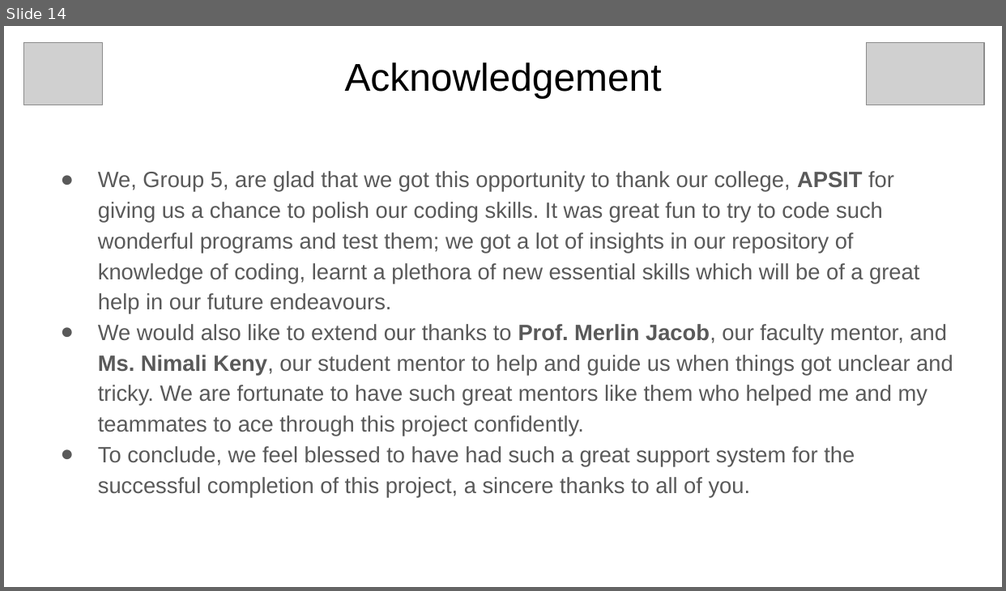
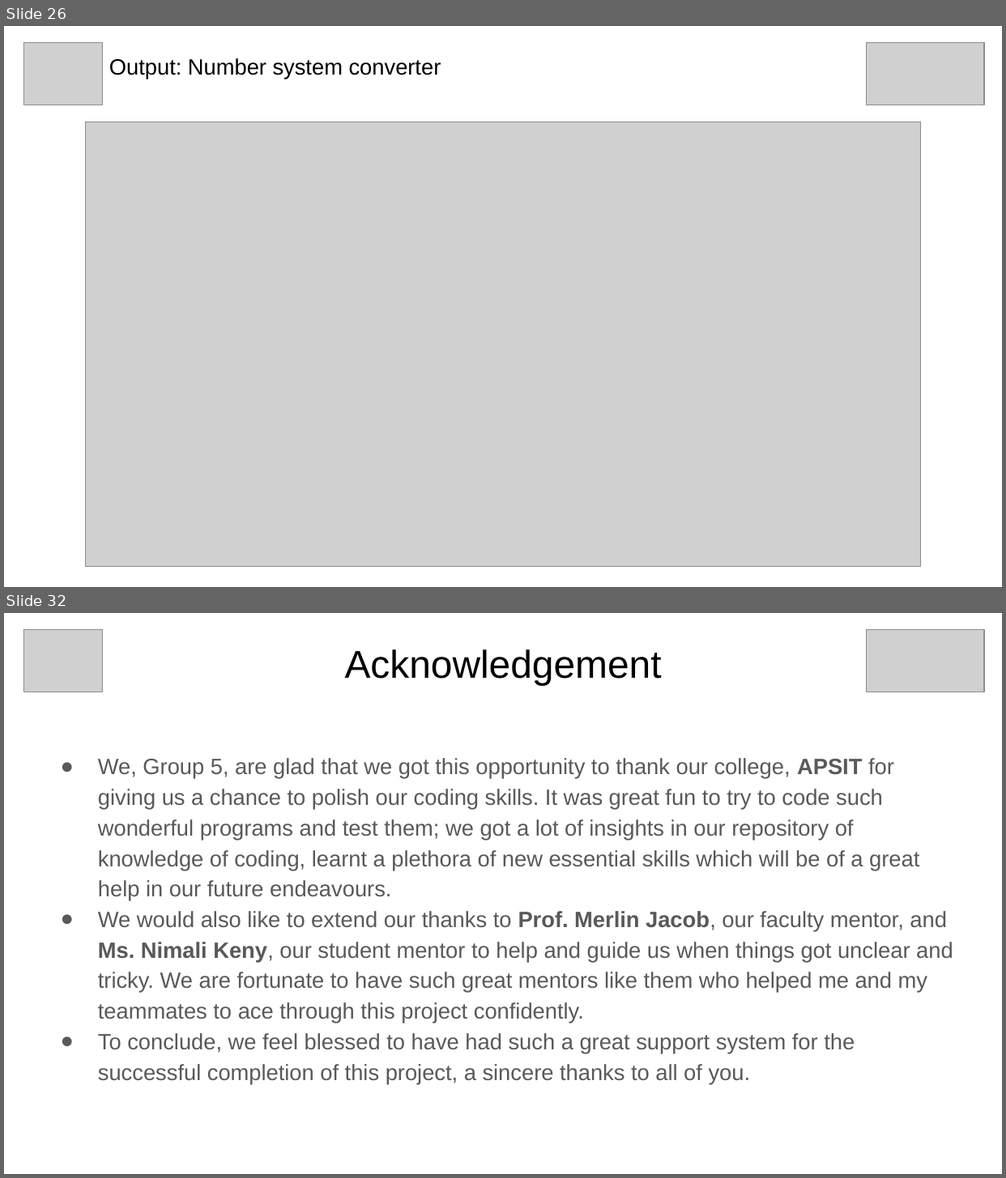
Before and after one commit to grey-hat2003/internship-project, a slide deck: docs/PyPptB2_5.pptx. Shown one above the other, each under a label of ours: slide 14 before the commit, slides 26 and 32 after it; the slides between them are not shown. The pictures are 1006x591 and 1006x1178 pixels, drawn with LibreOffice and Linux fonts; fonts in the diff are those of the drawing; grey boxes stand for pictures; background and template pictures are left out. Boxes give left, top, right and bottom in pixels: in the first picture for what was removed or moved away, otherwise in the second. Text is boxed around its words. In the diff, an @@ line names an element or a change of style, - is before the commit and + after.

```diff
--- a/docs/PyPptB2_5.pptx
+++ b/docs/PyPptB2_5.pptx
@@ slide 26 added at box(4, 26, 1002, 587), background picture (left out) @@
@@ picture added at box(24, 43, 102, 106) @@
@@ picture added at box(866, 43, 984, 106) @@
@@ title added at box(109, 58, 441, 79), 16 pt, text #000000 @@
+Output: Number system converter
@@ picture added at box(86, 122, 921, 567) @@
@@ what was slide 14 is now slide 32 @@
```
Also in this commit, not shown: 3 slides changed, 17 other slides added, 1 other file.
